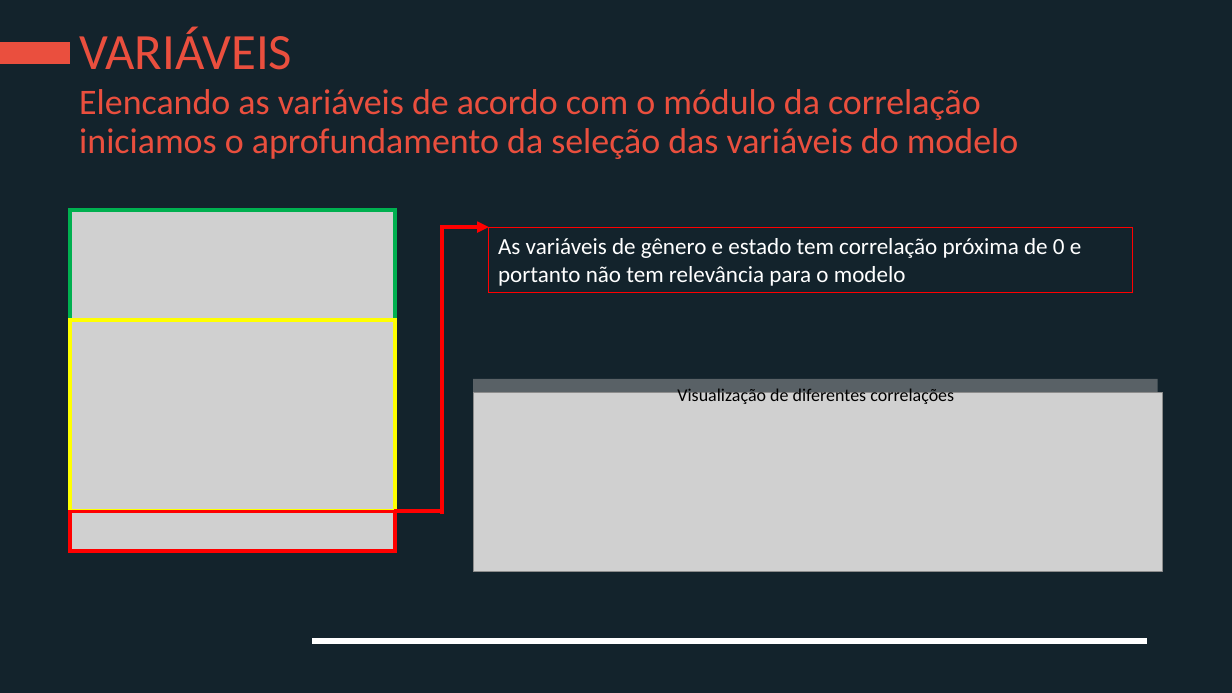
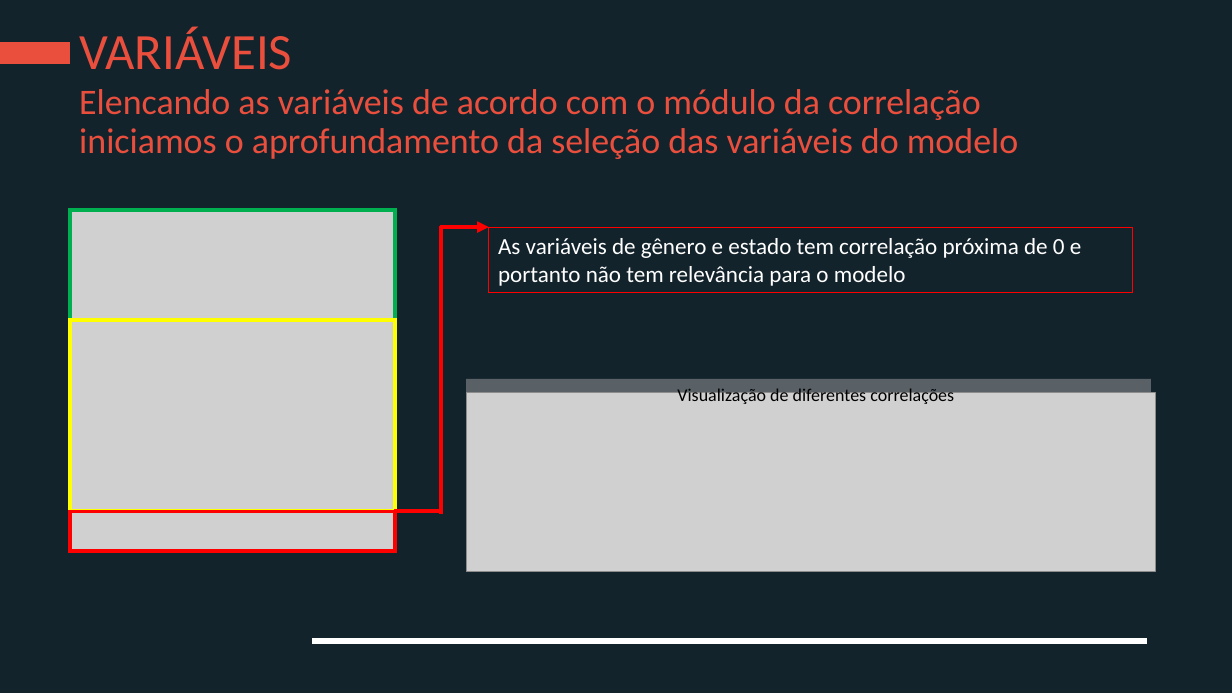
Before and after one commit to spadao/PS-Elo-Group, a slide deck: slide 13 of Apresentação-JoãoVictorSpadão.pptx (slide 12 before the commit). Drawn at 1232x693 pixels with LibreOffice and Linux fonts; fonts in the diff are those of the drawing; grey boxes stand for pictures; background and template pictures are left out. Boxes give left, top, right and bottom in pixels: in the first picture for what was removed or moved away, otherwise in the second. Text is boxed around its words. In the diff, an @@ line names an element or a change of style, - is before the commit and + after.

```diff
--- a/Apresentação-JoãoVictorSpadão.pptx
+++ b/Apresentação-JoãoVictorSpadão.pptx
@@ rectangle: place and size @@
-rectangle at bbox=[473, 379, 1158, 568]
+rectangle at bbox=[467, 379, 1152, 568]
@@ picture: place and size @@
-picture at bbox=[473, 392, 1163, 571]
+picture at bbox=[467, 392, 1156, 571]
```
Also in this commit, not shown: 6 slides added, 1 slide removed, 4 other files.
